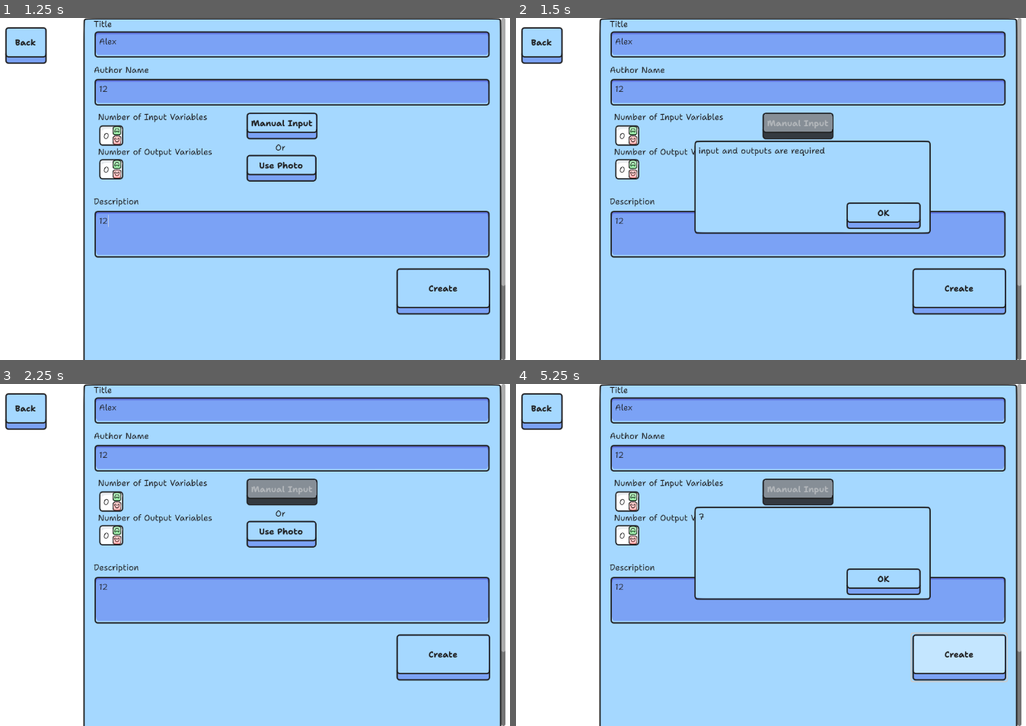
Above: before the commit, frames 1-4 (two rows, left to right).
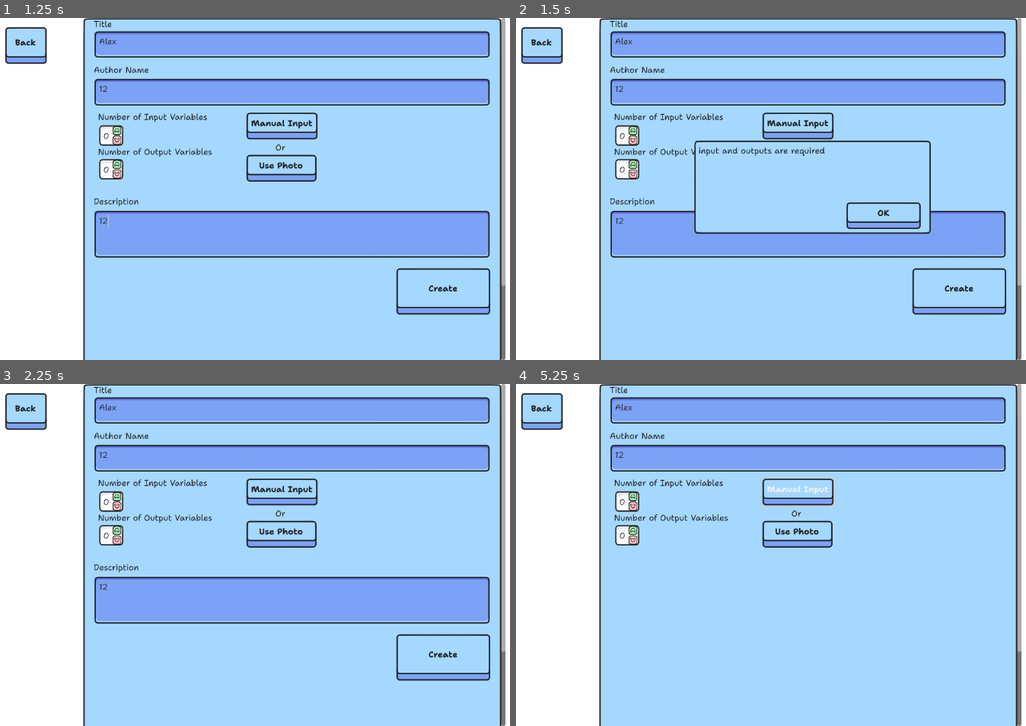
Above: after the commit, the same moments.

Repository: sininen-blue/logic-gate-tesseract
Game: Godot game, scene res://ui/custom_levels/create_custom_level.tscn
Two runs of this game, one before a commit and one after it. Both use one fixed random seed, a clock stepped at 60 frames per second and the inputs below. This scene is started directly instead of the project's main scene.
Inputs (mouse positions are in pixels of both pictures, inside the frame that each line leads up to):
- Up to frame 1 (1.25 s): click (290, 45) at 0.52 s; type "Alex" at 0.6 s; click (290, 93) at 0.75 s; type "12" at 0.83 s; click (290, 233) at 0.98 s; type "12" at 1.07 s
- Up to frame 2 (1.5 s): click "Use Photo" at 1.25 s
- Up to frame 3 (2.25 s): click "OK" at 2 s
- Up to frame 4 (5.25 s): click (633, 496) at 2.77 s; click (633, 507) at 3.52 s; click (796, 493) at 4.25 s, where only the run after the commit has a clickable "Manual Input"; click (959, 657) at 5 s, where only the run before the commit has a clickable "Create"

Frame 1 is identical in both runs. In frame 2, 0.9% of the frame differs, in the area x 48-63%, y 28-36%; in frame 3, 0.9%; in frame 4, 13%, in the area x 18-97%, y 27-88%.
Error before the commit: Cannot call method 'store_string' on a null value. (res://ui/custom_levels/create_custom_level.gd:81)

Commit message:
binary button

Diff:
--- /dev/null
+++ b/ui/components/binary_button.gd
@@ -0,0 +1,15 @@
+extends TextureButton
+
+const BINARY_BUTTON_ONE = preload("res://assets/UI/theme/binaryButton/binaryButtonOne.png")
+const BINARY_BUTTON_ZERO = preload("res://assets/UI/theme/binaryButton/binaryButtonZero.png")
+
+@export var value: bool = false:
+	set(new_value):
+		value = new_value
+		if value == true:
+			texture_normal = BINARY_BUTTON_ONE
+		else:
+			texture_normal = BINARY_BUTTON_ZERO
+
+func _on_pressed() -> void:
+	value = !value
--- /dev/null
+++ b/ui/components/binary_button.tscn
@@ -0,0 +1,12 @@
+[gd_scene load_steps=3 format=3 uid="uid://djiojh0ci3fle"]
+
+[ext_resource type="Texture2D" uid="uid://cpwbu2vlaw5o3" path="res://assets/UI/theme/binaryButton/binaryButtonZero.png" id="1_u27e2"]
+[ext_resource type="Script" path="res://ui/components/binary_button.gd" id="2_6pggx"]
+
+[node name="BinaryButton" type="TextureButton"]
+offset_right = 40.0
+offset_bottom = 40.0
+texture_normal = ExtResource("1_u27e2")
+script = ExtResource("2_6pggx")
+
+[connection signal="pressed" from="." to="." method="_on_pressed"]
--- a/ui/custom_levels/create_custom_level.gd
+++ b/ui/custom_levels/create_custom_level.gd
@@ -101,8 +101,6 @@
 
 
 func _on_photo_button_pressed() -> void:
-	manual_button.disabled = true
-
 	if input_edit.count < 1 and output_edit.count < 1:
 		error_panel.show_error("input and outputs are required")
 		return
@@ -111,6 +109,7 @@
 	file_dialog.add_filter("*.jpg, *.jpeg, *.png", "Images")
 
 func _on_file_dialog_file_selected(image_path: String) -> void:
+	manual_button.disabled = true
 	var err: Error = exec_thread.start(download.bind(image_path))
 	if err != 0:
 		print(err)
--- a/ui/custom_levels/table_row.gd
+++ b/ui/custom_levels/table_row.gd
@@ -1,4 +1,6 @@
 extends HBoxContainer
+
+const BINARY_BUTTON: PackedScene = preload("res://ui/components/binary_button.tscn")
 
 @export var input_string: String = "000"
 @export var output_count: int = 2
@@ -15,8 +17,8 @@
 	add_child(spacer)
 
 	for output in output_count:
-		var new_check: CheckButton = CheckButton.new()
-		add_child(new_check)
+		var new_bin_button: TextureButton = BINARY_BUTTON.instantiate()
+		add_child(new_bin_button)
 
 func set_output(output_string: String) -> void:
 	var children: Array[Node] = get_children()
--- a/ui/main_theme.tres
+++ b/ui/main_theme.tres
@@ -10,6 +10,7 @@
 [ext_resource type="Texture2D" uid="uid://dn1ob4vb2spuu" path="res://assets/UI/theme/checkbox-check.png" id="6_jls0h"]
 [ext_resource type="Texture2D" uid="uid://b3pi67hejwk16" path="res://assets/UI/theme/checkbox-uncheck.png" id="7_rxqp1"]
 [ext_resource type="Texture2D" uid="uid://bc46jgwu8gjdx" path="res://assets/UI/theme/textedit-normal.png" id="8_3te6a"]
+[ext_resource type="Texture2D" uid="uid://biyaj7kya1rf7" path="res://assets/UI/theme/binaryButton/binaryButtonOne.png" id="9_c7sgi"]
 [ext_resource type="Texture2D" uid="uid://bjr6p4ppvokdv" path="res://assets/UI/theme/textedit-disabled.png" id="9_d1d8f"]
 
 [sub_resource type="StyleBoxTexture" id="StyleBoxTexture_climm"]
@@ -75,6 +76,13 @@
 texture_margin_right = 10.0
 texture_margin_bottom = 10.0
 
+[sub_resource type="StyleBoxTexture" id="StyleBoxTexture_33bxp"]
+texture = ExtResource("9_c7sgi")
+texture_margin_left = 5.0
+texture_margin_top = 5.0
+texture_margin_right = 5.0
+texture_margin_bottom = 5.0
+
 [sub_resource type="StyleBoxTexture" id="StyleBoxTexture_i4u5v"]
 texture = ExtResource("6_74i6u")
 texture_margin_left = 5.0
@@ -125,6 +133,7 @@
 CheckBox/styles/hover_pressed = SubResource("StyleBoxTexture_ppumr")
 CheckBox/styles/normal = SubResource("StyleBoxTexture_4k1ks")
 CheckBox/styles/pressed = SubResource("StyleBoxTexture_lw4pn")
+CheckButton/styles/normal = SubResource("StyleBoxTexture_33bxp")
 Label/colors/font_color = Color(0.117647, 0.117647, 0.117647, 1)
 Label/fonts/font = ExtResource("5_hwtk4")
 Panel/styles/panel = SubResource("StyleBoxTexture_i4u5v")
Binary file added: assets/UI/theme/binaryButton/binaryButtonOne.png
Not shown, added: assets/UI/theme/binaryButton/binaryButtonOne.png.import
Binary file added: assets/UI/theme/binaryButton/binaryButtonZero.png
Not shown, added: assets/UI/theme/binaryButton/binaryButtonZero.png.import
Not shown: 1 places in ui/main_theme.tres that only renumber resources
